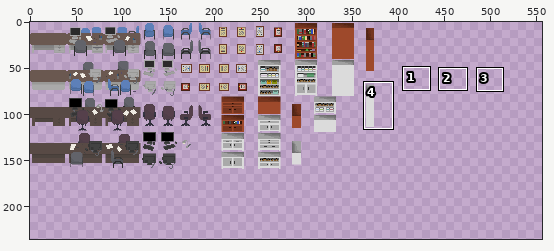
A sprite sheet gets an edit: ProyectosSDL/HolaSDL/levels/TileSheet-ConsultasDespachos.png. The picture above shows the old version from afar; the outline marks the close-up.
Close-up. Before the edit:
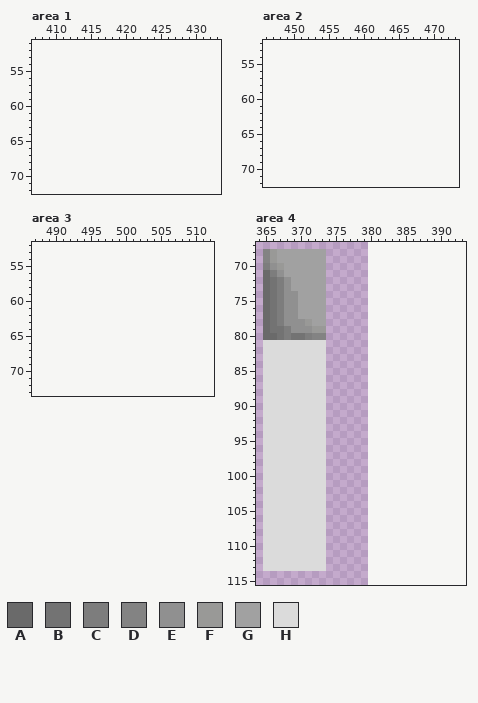
The file is 380x160 pixels. Colours within 5 levels of each other are drawn and written as one. Shown: area 1: x 407..433, y 51..72; area 2: x 446..473, y 52..72; area 3: x 487..512, y 52..73; area 4: x 364..393, y 67..115. The old version is drawn lined up with the new one, on the new canvas. The wide view leaves out empty margins. The commit also changed other parts of the picture, which this record leaves out.
Palette (. is transparent): A #6a6a6a  B #737373  C #7d7d7d  D #838383  E #909090  F #999997  G #a1a1a1  H #dbdbdb
Pixels before, area 4, first column x 365:
 68 DFGGGGGGG
 69 DFGGGGGGG
 70 CEFGGGGGG
 71 ACEGGGGGG
 72 ABCEGGGGG
 73 ABCEGGGGG
 74 ABCEEGGGG
 75 ABCEEGGGG
 76 ABCEEGGGG
 77 ABCEEGGGG
 78 ABCEEEFGG
 79 ABBCEEEFF
 80 AABCBBCDD
 81 HHHHHHHHH
 82 HHHHHHHHH
 83 HHHHHHHHH
 84 HHHHHHHHH
 85 HHHHHHHHH
 86 HHHHHHHHH
 87 HHHHHHHHH
 88 HHHHHHHHH
 89 HHHHHHHHH
 90 HHHHHHHHH
 91 HHHHHHHHH
 92 HHHHHHHHH
 93 HHHHHHHHH
 94 HHHHHHHHH
 95 HHHHHHHHH
 96 HHHHHHHHH
 97 HHHHHHHHH
 98 HHHHHHHHH
 99 HHHHHHHHH
100 HHHHHHHHH
101 HHHHHHHHH
102 HHHHHHHHH
103 HHHHHHHHH
104 HHHHHHHHH
105 HHHHHHHHH
106 HHHHHHHHH
107 HHHHHHHHH
108 HHHHHHHHH
109 HHHHHHHHH
110 HHHHHHHHH
111 HHHHHHHHH
112 HHHHHHHHH
113 HHHHHHHHH
New version:
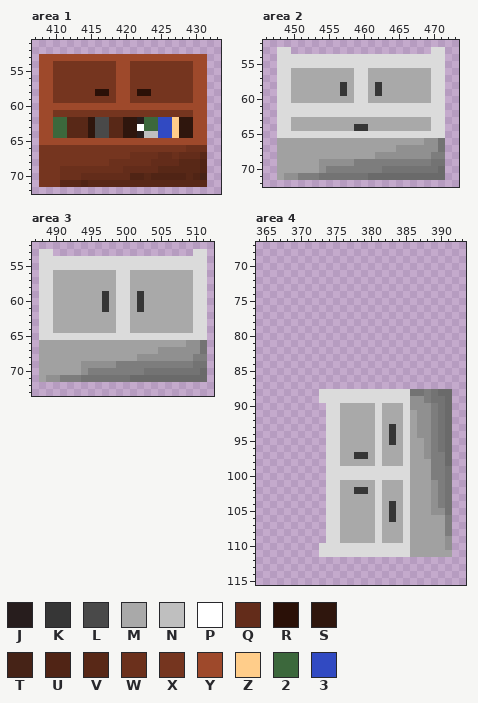
Colours new in this view: J #271d1d  K #363636  L #494949  M #a9a9a9  N #bfbfbf  P #ffffff  Q #632c1a  R #2a1007  S #2f160d  T #462317  U #502415  V #582817  W #6b301c  X #75351f  Y #9e492b  Z #ffcd8a  2 #3c683c  3 #314ac2
From old to new:
canvas 380x160 -> 560x240
Changed rows in their new state; - is an unchanged pixel.
Area 1:
first column x 408:
53 YYYYYYYYYYYYYYYYYYYYYYYY
54 YYXXXXXXXXXYYXXXXXXXXXYY
55 YYXXXXXXXXXYYXXXXXXXXXYY
56 YYXXXXXXXXXYYXXXXXXXXXYY
57 YYXXXXXXXXXYYXXXXXXXXXYY
58 YYXXXXXXRRXYYXRRXXXXXXYY
59 YYXXXXXXXXXYYXXXXXXXXXYY
60 YYYYYYYYYYYYYYYYYYYYYYYY
61 YYXXXXXXXXXXXXXXXXXXXXYY
62 YY22VVVSLLVVSSJ2233ZSSYY
63 YY22VVVSLLVVSSP2233ZSSYY
64 YY22VVVSLLVVSSJNN33ZSSYY
65 YYYYYYYYYYYYYYYYYYYYYYYY
66 XXXXXXXXXXXXXXXXXXXXXWWW
67 XXXXXXXXXXXXXWWWWQQWQQQV
68 XXXXXXXXXXWWWWWWQQQQVVVU
69 XXXWWWWWWWWWQQQQQVVVVVVU
70 XXXWWWQQQQQQQUUVUUUUUVUT
71 XXXVVVUVVVVVVVVVVVVVVVVV
Area 2:
first column x 448:
53 HH--------------------HH
54 HHHHHHHHHHHHHHHHHHHHHHHH
55 HHHHHHHHHHHHHHHHHHHHHHHH
56 HHMMMMMMMMMHHMMMMMMMMMHH
57 HHMMMMMMMMMHHMMMMMMMMMHH
58 HHMMMMMMMKMHHMKMMMMMMMHH
59 HHMMMMMMMKMHHMKMMMMMMMHH
60 HHMMMMMMMMMHHMMMMMMMMMHH
61 HHHHHHHHHHHHHHHHHHHHHHHH
62 HHHHHHHHHHHHHHHHHHHHHHHH
63 HHMMMMMMMMMMMMMMMMMMMMHH
64 HHMMMMMMMMMKKMMMMMMMMMHH
65 HHHHHHHHHHHHHHHHHHHHHHHH
66 GGGGGGGGGGGGGGGGGGGGGEEB
67 GGGGGGGGGGGGGGGGGEEEEEEB
68 GGGGGGGGGGGGGGEEEEEEEECC
69 GGGGGGEEEEECCCCCCCCCCCBB
70 GGGGGGECCCCCCCCBBBBBBBBA
71 GEECCCBBBBBBBAAAAAAAAAAA
Area 3:
first column x 488:
53 HH--------------------HH
54 HHHHHHHHHHHHHHHHHHHHHHHH
55 HHHHHHHHHHHHHHHHHHHHHHHH
56 HHMMMMMMMMMHHMMMMMMMMMHH
57 HHMMMMMMMMMHHMMMMMMMMMHH
58 HHMMMMMMMMMHHMMMMMMMMMHH
59 HHMMMMMMMKMHHMKMMMMMMMHH
60 HHMMMMMMMKMHHMKMMMMMMMHH
61 HHMMMMMMMKMHHMKMMMMMMMHH
62 HHMMMMMMMMMHHMMMMMMMMMHH
63 HHMMMMMMMMMHHMMMMMMMMMHH
64 HHMMMMMMMMMHHMMMMMMMMMHH
65 HHHHHHHHHHHHHHHHHHHHHHHH
66 GGGGGGGGGGGGGGGGGGGGGEEB
67 GGGGGGGGGGGGGGGGGEEEEEEB
68 GGGGGGGGGGGGGGEEEEEEEECC
69 GGGGGGEEEEECCCCCCCCCCCBB
70 GGGGGGECCCCCCCCBBBBBBBBA
71 GEECCCBBBBBBBAAAAAAAAAAA
Area 4:
first column x 365:
 68 .........------------------
 69 .........------------------
 70 .........------------------
 71 .........------------------
 72 .........------------------
 73 .........------------------
 74 .........------------------
 75 .........------------------
 76 .........------------------
 77 .........------------------
 78 .........------------------
 79 .........------------------
 80 .........------------------
 81 .........------------------
 82 .........------------------
 83 .........------------------
 84 .........------------------
 85 .........------------------
 86 .........------------------
 87 .........------------------
 88 ........-HHHHHHHHHHHHBBCBAA
 89 ........-HHHHHHHHHHHHEECBBA
 90 .........HHMMMMMHMMMHEEECBA
 91 .........HHMMMMMHMMMHGEECBA
 92 .........HHMMMMMHMMMHGEECBA
 93 .........HHMMMMMHMKMHGEECBA
 94 .........HHMMMMMHMKMHGEECBA
 95 .........HHMMMMMHMKMHGGECBA
 96 .........HHMMMMMHMMMHGGECBA
 97 .........HHMMKKMHMMMHGGECCA
 98 .........HHMMMMMHMMMHGGGCCA
 99 .........HHHHHHHHHHHHGGGCCB
100 .........HHHHHHHHHHHHGGGCCB
101 .........HHMMMMMHMMMHGGGECB
102 .........HHMMKKMHMMMHGGGECB
103 .........HHMMMMMHMMMHGGGECB
104 .........HHMMMMMHMKMHGGGECB
105 .........HHMMMMMHMKMHGGGEEB
106 .........HHMMMMMHMKMHGGGGGC
107 .........HHMMMMMHMMMHGGGGGC
108 .........HHMMMMMHMMMHGGGGGC
109 .........HHMMMMMHMMMHGGGGGE
110 ........-HHHHHHHHHHHHGGGGGE
111 ........-HHHHHHHHHHHHGGGGGG
112 .........------------------
113 .........------------------
